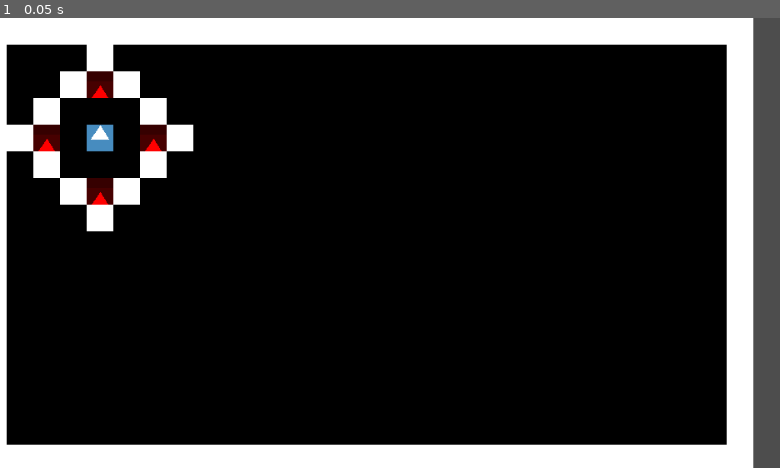
Above: before the commit, frame 1.
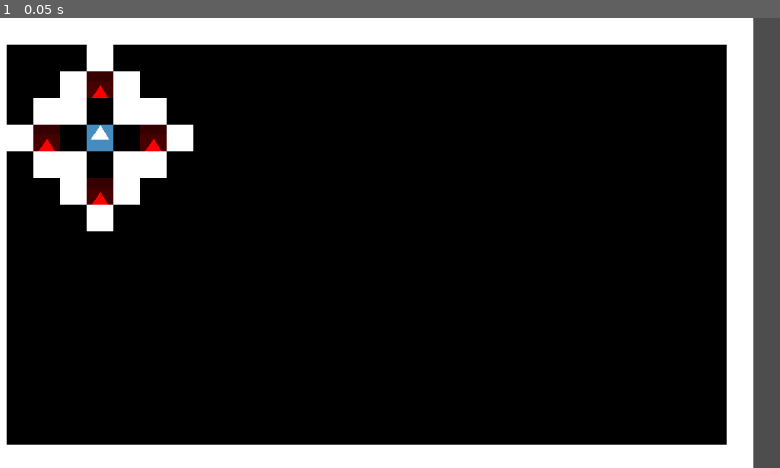
Above: after the commit, the same moment.

Repository: deengames-prototypes/roguelike-base
Game: Godot game, scene res://contexts/core/scenes/CoreGameScene.tscn
The game is run twice, just before and just after one commit, with the same random seed, the same clock (stepped at 60 frames per second) and the same inputs. The engine's default icon, where the game draws it, is replaced by a stand-in: a white triangle on a blue panel in a dark square.
Inputs:
- Up to frame 1 (0.05 s): no input

The runs differ from the first frame. In frame 1, 0.8% of the frame differs, in the area x 7-18%, y 17-36%.

Commit message:
Fix: monsters "double move"

Diff:
--- a/source/contexts/core/scenes/CoreGameScene.gd
+++ b/source/contexts/core/scenes/CoreGameScene.gd
@@ -1,13 +1,4 @@
 extends Node2D
 
-func _ready():
-	CoreEventBus.player_moving.connect(move_monsters)
-
-func move_monsters():
-	var monsters = get_tree().get_nodes_in_group("Monsters")
-
-	for monster in monsters:
-		if monster == null or not is_instance_valid(monster):
-			continue
-
-		monster.try_to_move()
+# Player movement is based on key input
+# Monsters move on their own.
--- a/source/contexts/core/scenes/CoreGameScene.tscn
+++ b/source/contexts/core/scenes/CoreGameScene.tscn
@@ -31,7 +31,7 @@
 [node name="Tiles" type="TileMap" parent="."]
 tile_set = SubResource("TileSet_2yu3v")
 format = 2
-layer_0/tile_data = PackedInt32Array(0, 65536, 0, 65536, 655 …(811 unchanged characters)… 9, 131072, 0, 131075, 65536, 0, 196611, 131072, 0, 262147, 131072, 0, 327683, 131072, 0, 393219, 65536, 0, 458755, 131072, 0, 524291, 131072, 0, 589827, 131072, 0, 655363, 131072, 0, 720899, 131072, 0, 786435, 131072, 0, 851971, 131072, 0, 917507, 131072, 0, 4, 65536, 0, 65540, 65536, 0, 131076, 131072, 0, 196612, 131072, 0, 262148, 131072, 0, 327684, 131072, 0, 393220, 131072, 0, 458756, 65536, 0, 524292, 131072, 0, 589828, 131072, 0, 655364, 131072, 0, 720900, 131072, 0, 786436, 131072, 0, 851972, 131072, 0, 917508, 131072, 0, 5, 65536, 0, 65541, 131072, 0, 131077, 65536, 0, 196613, 131072, 0, 262149, 131072, 0, 327685, 131072, 0, 393221, 65536, 0, 458757, 131072, 0 …(7630 unchanged characters)…
+layer_0/tile_data = PackedInt32Array(0, 65536, 0, 65536, 655 …(811 unchanged characters)… 9, 131072, 0, 131075, 65536, 0, 196611, 65536, 0, 262147, 131072, 0, 327683, 65536, 0, 393219, 65536, 0, 458755, 131072, 0, 524291, 131072, 0, 589827, 131072, 0, 655363, 131072, 0, 720899, 131072, 0, 786435, 131072, 0, 851971, 131072, 0, 917507, 131072, 0, 4, 65536, 0, 65540, 65536, 0, 131076, 131072, 0, 196612, 131072, 0, 262148, 131072, 0, 327684, 131072, 0, 393220, 131072, 0, 458756, 65536, 0, 524292, 131072, 0, 589828, 131072, 0, 655364, 131072, 0, 720900, 131072, 0, 786436, 131072, 0, 851972, 131072, 0, 917508, 131072, 0, 5, 65536, 0, 65541, 131072, 0, 131077, 65536, 0, 196613, 65536, 0, 262149, 131072, 0, 327685, 65536, 0, 393221, 65536, 0, 458757, 131072, 0 …(7630 unchanged characters)…
 
 [node name="Player" parent="." instance=ExtResource("3_8hkbo")]
 position = Vector2(128, 128)
--- a/source/contexts/core/scenes/entities/Monster.gd
+++ b/source/contexts/core/scenes/entities/Monster.gd
@@ -14,5 +14,5 @@
 		if not can_move(direction):
 			continue
 
-		self.move(direction)
-		break
+		if await self.move(direction):
+			break
--- a/source/contexts/core/scenes/entities/Player.gd
+++ b/source/contexts/core/scenes/entities/Player.gd
@@ -9,11 +9,11 @@
 }
 
 func _unhandled_key_input(event: InputEvent) -> void:
-	BaseEntity.moving_next_turn.fill(null) # clear
-	print("**************************************")
-
 	if is_moving:
 		return
+
+	# Clear who is moving where this turn
+	BaseEntity.moving_next_turn.fill(null)
 
 	for direction in direction_vectors.keys():
 		var direction_vector:Vector2i = direction_vectors[direction]
--- a/source/contexts/core/scripts/BaseEntity.gd
+++ b/source/contexts/core/scripts/BaseEntity.gd
@@ -17,16 +17,16 @@
 	ray.force_raycast_update()
 	return not ray.is_colliding()
 
-func move(direction:Vector2i):
+# Returns true if moved
+func move(direction:Vector2i) -> bool:
 	var move_diff:Vector2 = Vector2(direction * TILE_SIZE)
 	var destination:Vector2 = self.position + move_diff
 	var tile_destination = Vector2i(destination / TILE_SIZE)
 
 	# Check if we can move, or if someone else is moving there
-	var occupied_by = moving_next_turn.get_at(tile_destination)
-	if occupied_by != null and is_instance_valid(occupied_by) and occupied_by != self:
-		print("%s last-minute cancel at %s" % [self.name, tile_destination])
-		return
+	if moving_next_turn.get_at(tile_destination):
+		print("%s last-minute cancel at %s, occupied by %s" % [self.name, tile_destination, moving_next_turn.get_at(tile_destination).name])
+		return false
 
 	moving_next_turn.set_at(tile_destination, self)
 	print("%s is moving to %s" % [self, tile_destination])
@@ -42,6 +42,8 @@
 	is_moving = false
 	post_move()
 
+	return true
+
 # Virtual methods. Override please.
 func pre_move(): pass
 func post_move(): pass
